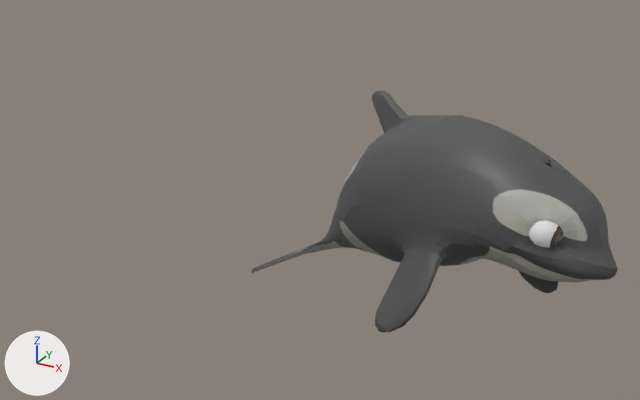
Before and after pictures for a commit that changed the FBX model FirstPersonWhale/Assets/Animation/Salmon Sequence/scarlet_rock_point.fbx.
Both versions are drawn from a camera (50 mm lens) standing at (2.41, -5.08, 2.11) and looking at (-0.03, -0.64, -0.11). The lights are fixed; the arrows at lower left show +X, +Y and +Z. Both versions are drawn at frame 81 of the action 'Take 001'; the numbers are the values there.

Names of what the first picture shows: 'luna:luna_geo', 'luna:right_eye_geo'.
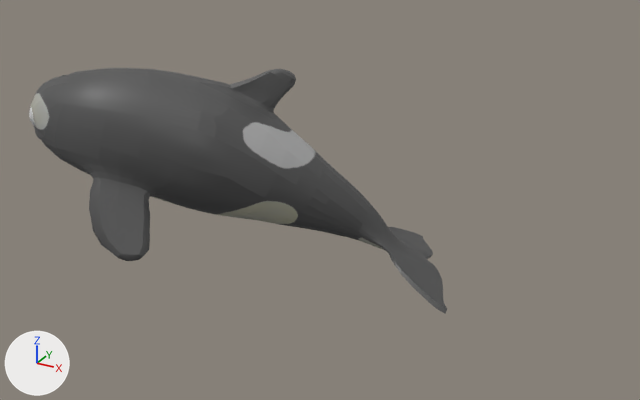
What differs and where, as boxes [x1, y1, x2, y2] in the pictures (640 x 400 px):
'luna:luna_geo', posed (14% wider): before [252, 90, 618, 333]; after [31, 68, 447, 314]
'luna:right_eye_geo', posed (not visible afterwards): before [529, 220, 563, 248]
'luna:left_eye_geo', posed (not visible before): after [29, 108, 36, 127]
bone 'luna:center_root_bind_joint', root to tip: before (486, 196) to (481, 133); after (105, 124) to (110, 76)
bone 'luna:center_neck_bind_joint', root to tip: before (486, 196) to (490, 166); after (105, 124) to (104, 100)
bone 'luna:center_head_bind_joint', root to tip: before (512, 204) to (533, 163); after (86, 119) to (77, 82)
bone 'luna:left_eye_bind_joint', root to tip: before (570, 213) to (579, 195); after (46, 114) to (44, 98)
bone 'luna:right_eye_bind_joint', root to tip: before (544, 226) to (535, 244); after (82, 103) to (86, 118)

Patch to the scene script:
```diff
--- a/FirstPersonWhale/Assets/Animation/Salmon Sequence/scarlet_rock_point.fbx.py
+++ b/FirstPersonWhale/Assets/Animation/Salmon Sequence/scarlet_rock_point.fbx.py
@@ bone_luna_center_root_bind_joint @@
 bone_luna_center_root_bind_joint = bpy.data.objects['Armature'].pose.bones['luna:center_root_bind_joint']  # child of 'luna:Luna_root_bind_joint'
-bone_luna_center_root_bind_joint.location = (-40.4, -2.5, 120.7)
-bone_luna_center_root_bind_joint.rotation_quaternion = (0.884, -0.05, 0.445, -0.136)  # degrees (-19, 51, -27)
+bone_luna_center_root_bind_joint.location = (-36.7, -6.9, -124.0)
+bone_luna_center_root_bind_joint.rotation_quaternion = (0.865, 0.039, -0.493, -0.089)  # degrees (17, -58, -21)
@@ bone_luna_center_neck_bind_joint @@
 bone_luna_center_neck_bind_joint = bpy.data.objects['Armature'].pose.bones['luna:center_neck_bind_joint']  # child of 'luna:center_root_bind_joint'
-bone_luna_center_neck_bind_joint.rotation_quaternion = (0.974, 0.012, 0.181, 0.135)  # degrees (4, 21, 17)
+bone_luna_center_neck_bind_joint.rotation_quaternion = (0.965, 0.021, -0.248, 0.085)  # degrees (0, -29, 10)
@@ bone_luna_center_head_bind_joint @@
 bone_luna_center_head_bind_joint = bpy.data.objects['Armature'].pose.bones['luna:center_head_bind_joint']  # child of 'luna:center_neck_bind_joint'
-bone_luna_center_head_bind_joint.rotation_quaternion = (0.987, 0.02, 0.047, 0.153)  # degrees (3, 5, 18)
+bone_luna_center_head_bind_joint.rotation_quaternion = (0.986, 0.017, -0.132, 0.098)  # degrees (0, -15, 11)
@@ bone_luna_left_eye_bind_joint @@
 bone_luna_left_eye_bind_joint = bpy.data.objects['Armature'].pose.bones['luna:left_eye_bind_joint']  # child of 'luna:left_eye_socket_bind_joint'
-bone_luna_left_eye_bind_joint.rotation_quaternion = (1.0, 0.0, 0.018, 0.004)  # degrees (0, 2, 0)
+bone_luna_left_eye_bind_joint.rotation_quaternion = (0.991, 0.009, 0.114, 0.074)  # degrees (2, 13, 9)
@@ bone_luna_right_eye_bind_joint @@
 bone_luna_right_eye_bind_joint = bpy.data.objects['Armature'].pose.bones['luna:right_eye_bind_joint']  # child of 'luna:right_eye_socket_bind_joint'
-bone_luna_right_eye_bind_joint.rotation_quaternion = (1.0, 0.0, -0.018, 0.001)  # degrees (0, -2, 0)
+bone_luna_right_eye_bind_joint.rotation_quaternion = (0.996, 0.0, 0.087, 0.001)  # degrees (0, 10, 0)
```
